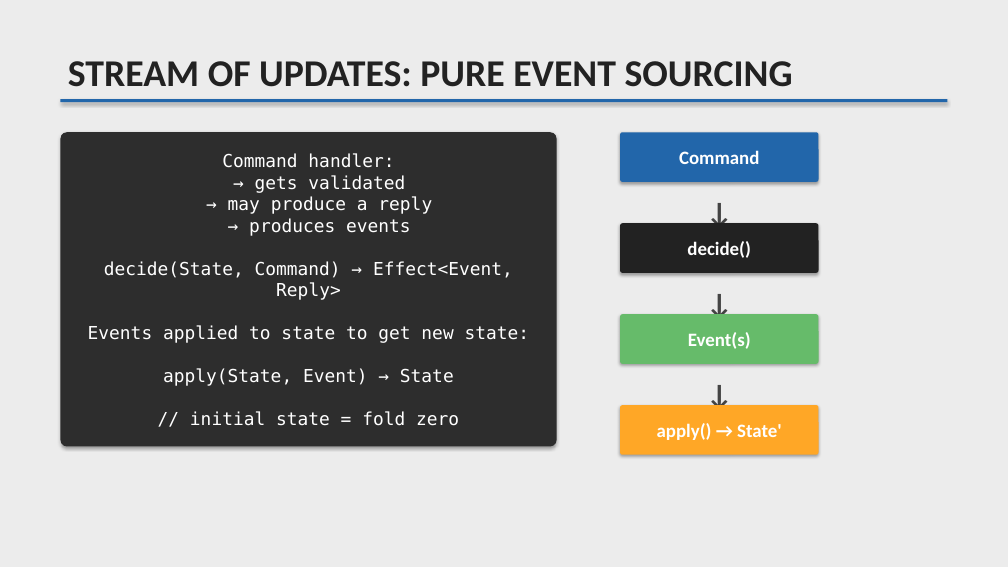
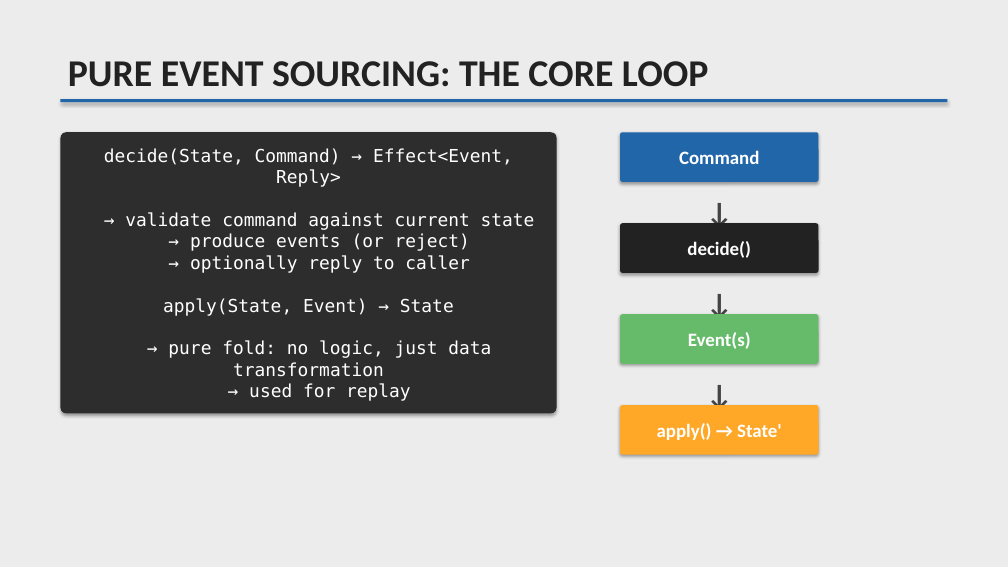
Before and after one commit to lambda-house/teob-ts-workshop-gift-card, a slide deck: slide 9 of slides/DDD-Workshop-Slides.pptx. Drawn at 1008x567 pixels with LibreOffice and Linux fonts; fonts in the diff are those of the drawing. Boxes give left, top, right and bottom in pixels: in the first picture for what was removed or moved away, otherwise in the second. Text is boxed around its words. In the diff, an @@ line names an element or a change of style, - is before the commit and + after.

```diff
--- a/slides/DDD-Workshop-Slides.pptx
+++ b/slides/DDD-Workshop-Slides.pptx
@@ text at box(68, 61, 709, 87): text changed @@
-STREAM OF UPDATES: PURE EVENT SOURCING
+PURE EVENT SOURCING: THE CORE LOOP
@@ rounded rectangle "decide(State, Command) → Effect<Event, Reply> ...": place and size @@
-rounded rectangle "decide(State, Command) → Effect<Event, Reply> ..." at box(60, 132, 557, 447)
+rounded rectangle "decide(State, Command) → Effect<Event, Reply> ..." at box(60, 132, 557, 414)
@@ text in rounded rectangle at box(104, 148, 535, 401): text changed @@
-Command handler:
-→ gets validated
-→ may produce a reply
-→ produces events
-decide(State, Command) → Effect<Event, Reply>
-Events applied to state to get new state:
-apply(State, Event) → State
-// initial state = fold zero
+decide(State, Command) → Effect<Event, Reply>
+→ validate command against current state
+→ produce events (or reject)
+→ optionally reply to caller
+apply(State, Event) → State
+→ pure fold: no logic, just data transformation
+→ used for replay
```
Also in this commit, not shown: 15 other slides changed, 6 slides added, 6 slides removed, 2 other files.
